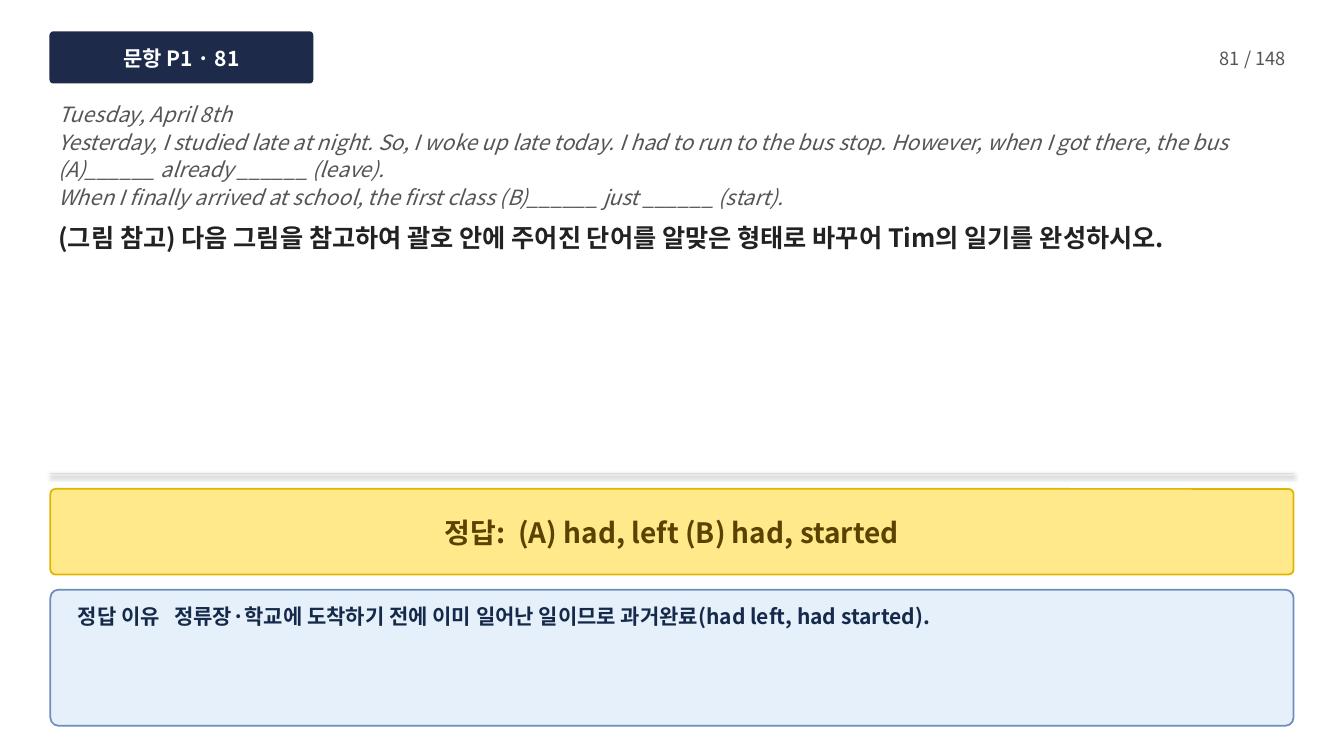
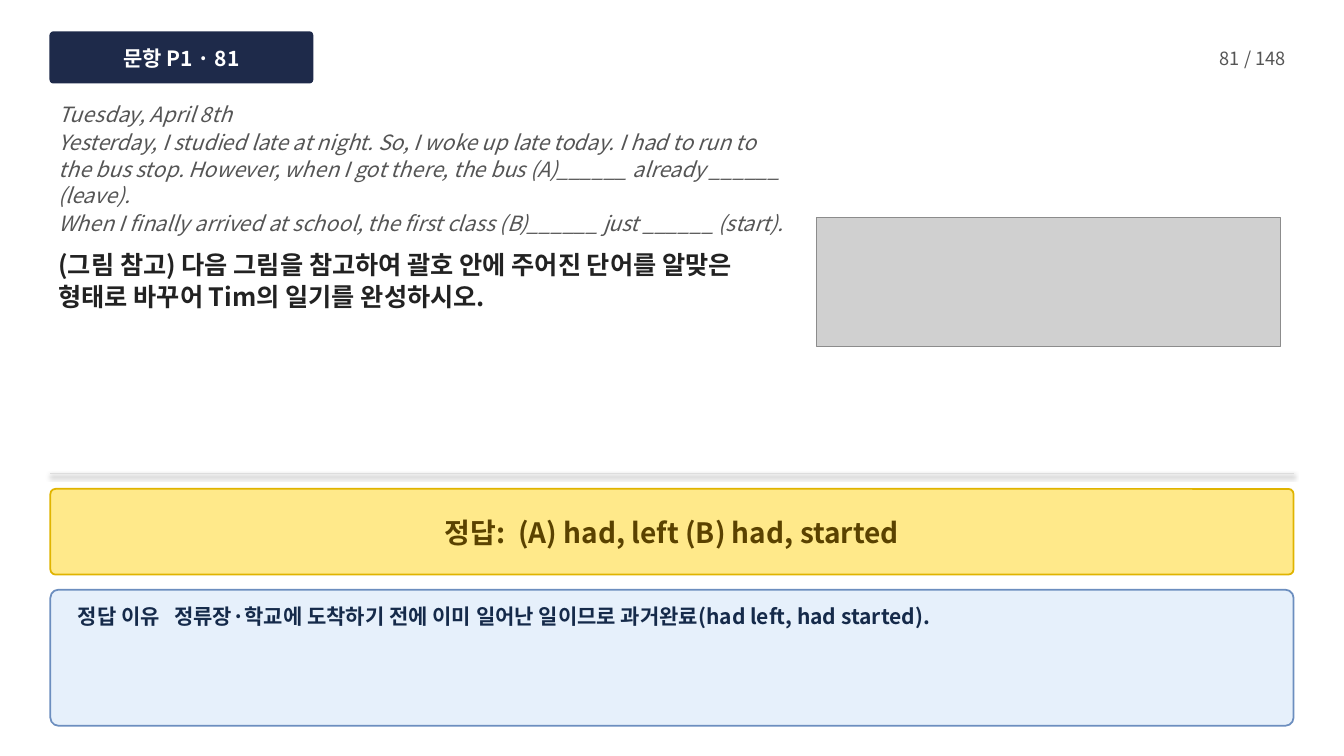
Before and after one commit to dtpman/dtpman, a slide deck: slide 82 of L6_Grammar_BuildUp.pptx. Drawn at 1344x756 pixels with LibreOffice and Linux fonts; fonts in the diff are those of the drawing; grey boxes stand for pictures. Boxes give left, top, right and bottom in pixels: in the first picture for what was removed or moved away, otherwise in the second. Text is boxed around its words. In the diff, an @@ line names an element or a change of style, - is before the commit and + after.

```diff
--- a/L6_Grammar_BuildUp.pptx
+++ b/L6_Grammar_BuildUp.pptx
@@ text "Tuesday, April 8th" rewrapped from (58,105,1229,252) to (58,105,784,309) @@
@@ picture added at (817,218,1280,347) @@
```
Also in this commit, not shown: 13 other slides changed.
